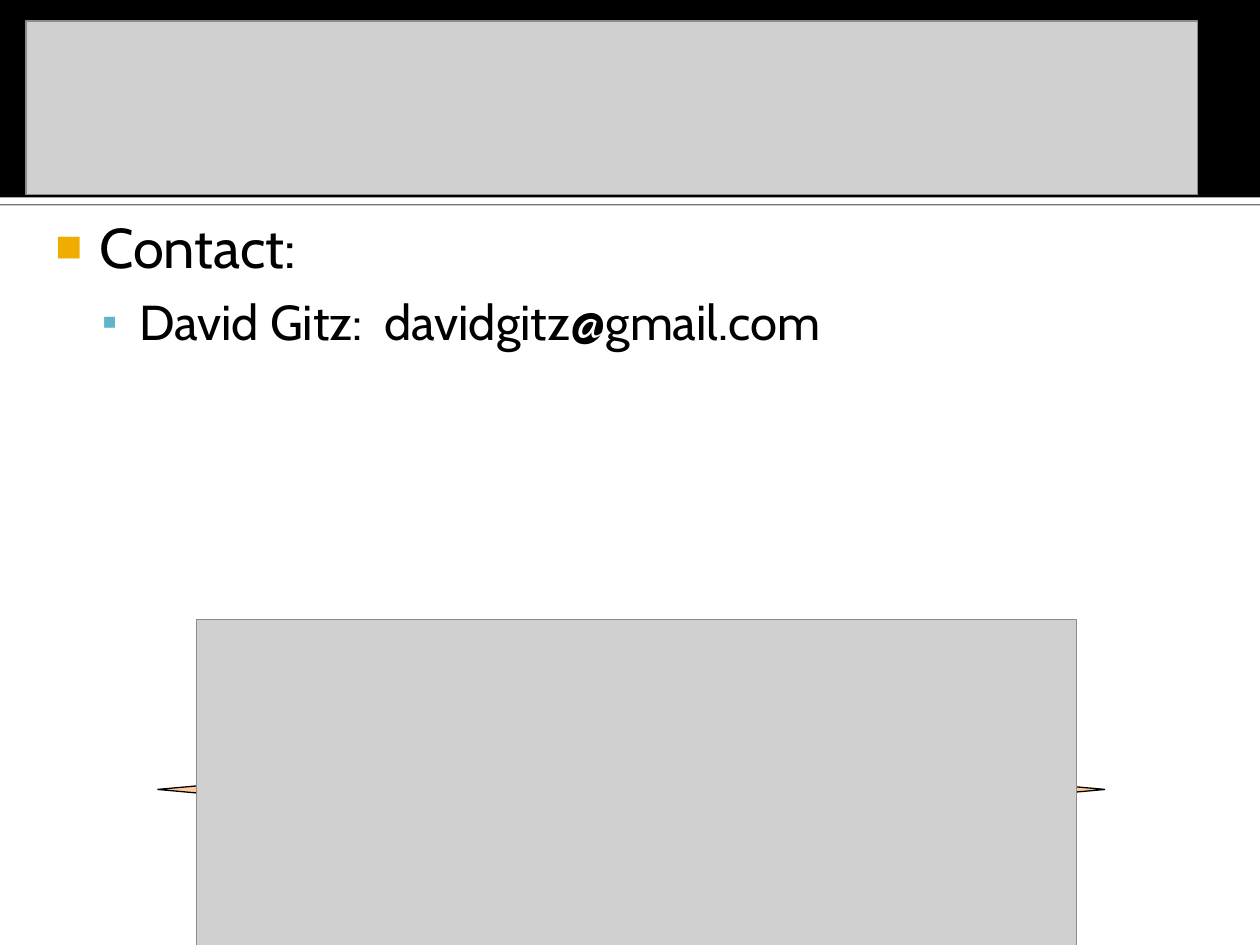
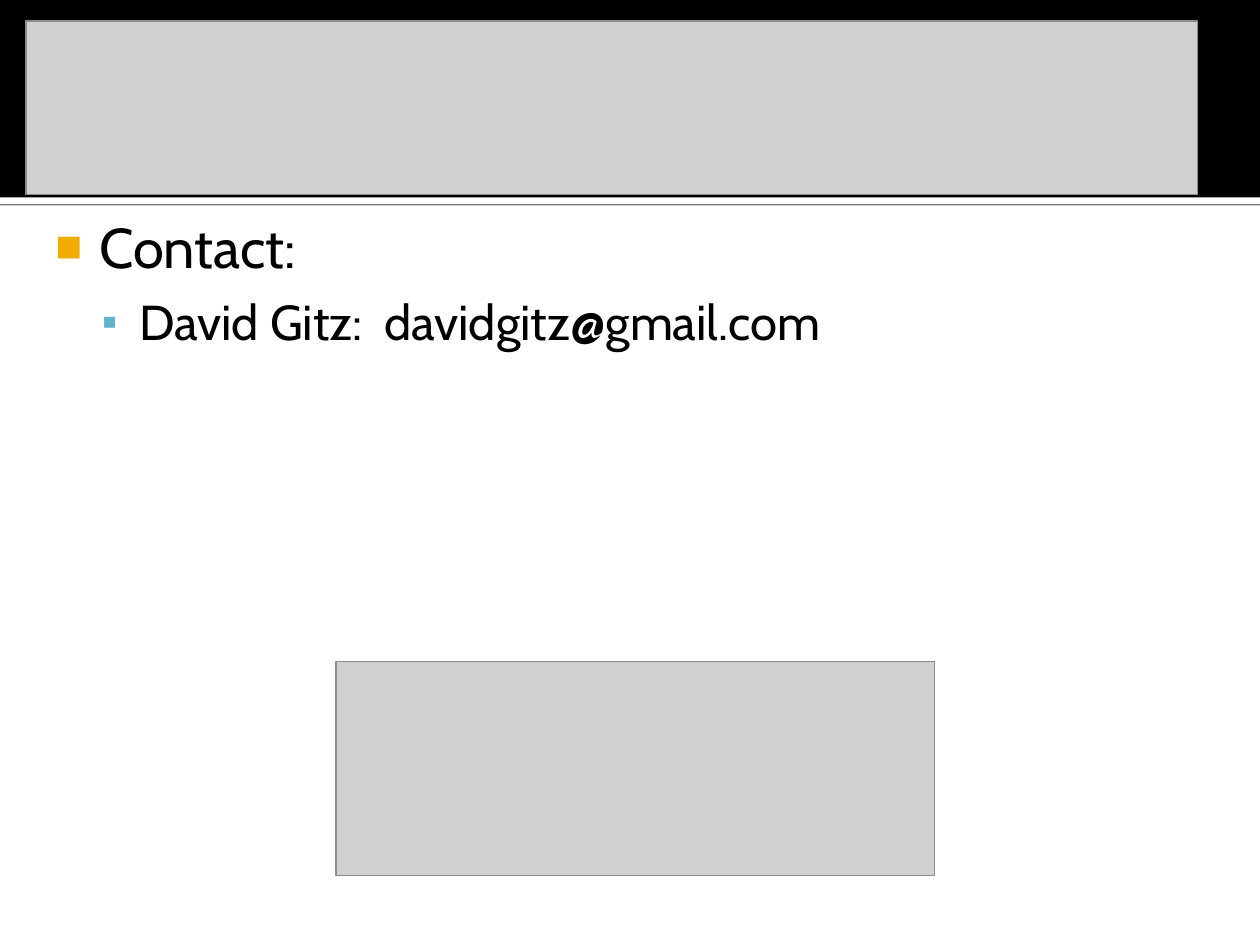
Before and after one commit to mwelling/robot-chopper, a slide deck: slide 21 of Marketing/PRPresentation.ppt. Drawn at 1260x945 pixels with LibreOffice and Linux fonts; fonts in the diff are those of the drawing; grey boxes stand for pictures. Boxes give left, top, right and bottom in pixels: in the first picture for what was removed or moved away, otherwise in the second. Text is boxed around its words. In the diff, an @@ line names an element or a change of style, - is before the commit and + after.

```diff
--- a/Marketing/PRPresentation.ppt
+++ b/Marketing/PRPresentation.ppt
@@ sun removed at (x1=158, y1=670, x2=1105, y2=910) @@
@@ picture resized from (x1=197, y1=620, x2=1077, y2=945) to (x1=336, y1=662, x2=935, y2=876) @@
```
Also in this commit, not shown: 1 other slide changed, 14 other files.
